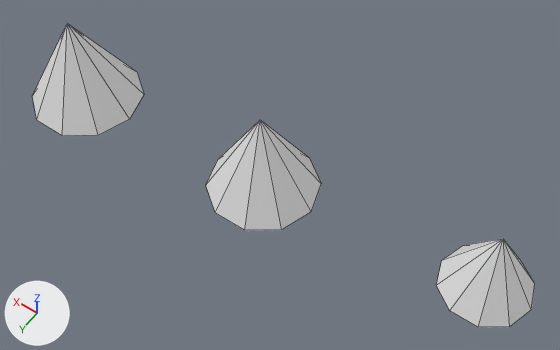
Renders of the FBX model Assets/Models/Enemy_Three.fbx from each side of a commit.
Camera for both pictures: a 50 mm camera at (-0.937, 0.292, 0.546) aimed at (-0.725, -0.004, 0.08). Lighting does not change. The marker at lower left points along +X, +Y and +Z. The first picture is the older version. Mesh edges are drawn as thin lines.

Names of what the first picture shows: 'One'.
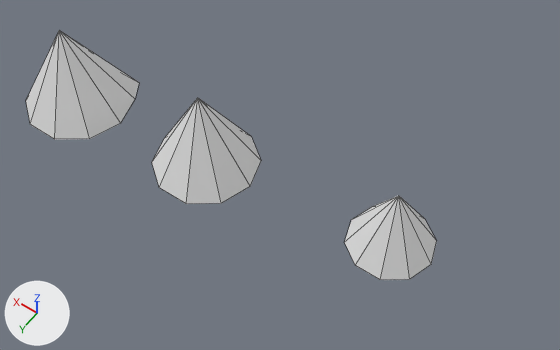
Pixel boxes (x1, y1, x2, y2) of what changed, in the pictures (560 x 350 px; the box of a moved part takes in the faces that stretch with it):
'One', reshaped, rescaled (18% narrower, 18% shorter)
    before: (32, 23, 535, 327)
    after: (26, 30, 437, 280)
part 1 of me_cone, moved or reshaped
    before: (206, 120, 321, 230)
    after: (152, 98, 261, 204)
part 2 of me_cone, moved or reshaped
    before: (436, 239, 535, 327)
    after: (345, 196, 437, 280)
part 3 of me_cone, moved or reshaped
    before: (32, 23, 144, 136)
    after: (26, 30, 139, 139)

What the commit changed:
me_cone is used by ob_one; location (0.0, 0.0, 0.0); rotation (1.571, 0.0, 0.0), in degrees (90, 0, 0).
me_cone had 33 vertices, 33 faces and spanned x -0.929..-0.471, y 0.048..0.147, z -0.048..0.046.
me_cone now has 33 vertices, 33 faces and spans x -85.708..-45.772, y 3.393..13.564, z -4.844..4.561.
me_cone part 1: the loose piece of 11 vertices spanning x -0.758..-0.669, y 0.066..0.141, z -0.045..0.04 is scaled about its middle by 100, then moved by (-64.849, 8.945, -0.212).
me_cone part 2: the loose piece of 11 vertices spanning x -0.929..-0.863, y 0.092..0.147, z -0.031..0.032 is scaled about its middle by 100, then moved by (-81.527, 10.688, 0.059).
Part 3, on me_cone:
Vertex 0 of me_cone moves from (-0.57, 0.049, -0.001) at pixel (129, 119) to (-55.658, 3.505, -0.137) at pixel (120, 123).
Vertex 1 of me_cone moves from (-0.561, 0.049, -0.03) at pixel (98, 135) to (-54.716, 3.486, -3.044) at pixel (89, 138).
Vertex 2 of me_cone moves from (-0.536, 0.049, -0.048) at pixel (62, 135) to (-52.246, 3.453, -4.842) at pixel (54, 139).
Vertex 3 of me_cone moves from (-0.505, 0.048, -0.048) at pixel (36, 120) to (-49.191, 3.418, -4.844) at pixel (30, 124).
Vertex 4 of me_cone moves from (-0.481, 0.048, -0.031) at pixel (32, 96) to (-46.718, 3.396, -3.051) at pixel (25, 100).
Vertex 5 of me_cone moves from (-0.471, 0.048, -0.001) to (-45.772, 3.393, -0.146).
Vertex 6 of me_cone moves from (-0.481, 0.048, 0.028) to (-48.068, 3.412, 2.76).
Vertex 7 of me_cone moves from (-0.505, 0.049, 0.046) to (-50.538, 3.445, 4.558).
Vertex 8 of me_cone moves from (-0.536, 0.049, 0.046) at pixel (136, 71) to (-53.593, 3.48, 4.561) at pixel (139, 82).
Vertex 9 of me_cone moves from (-0.561, 0.049, 0.028) at pixel (144, 94) to (-54.711, 3.503, 2.767) at pixel (135, 99).
Vertex 10 of me_cone moves from (-0.52, 0.131, -0.002) at pixel (67, 23) to (-50.621, 11.687, -0.165) at pixel (59, 30).
Object 'One' (ob_one) is rescaled from (1.0, 1.0, 1.0) to (0.01, 0.01, 0.01).
